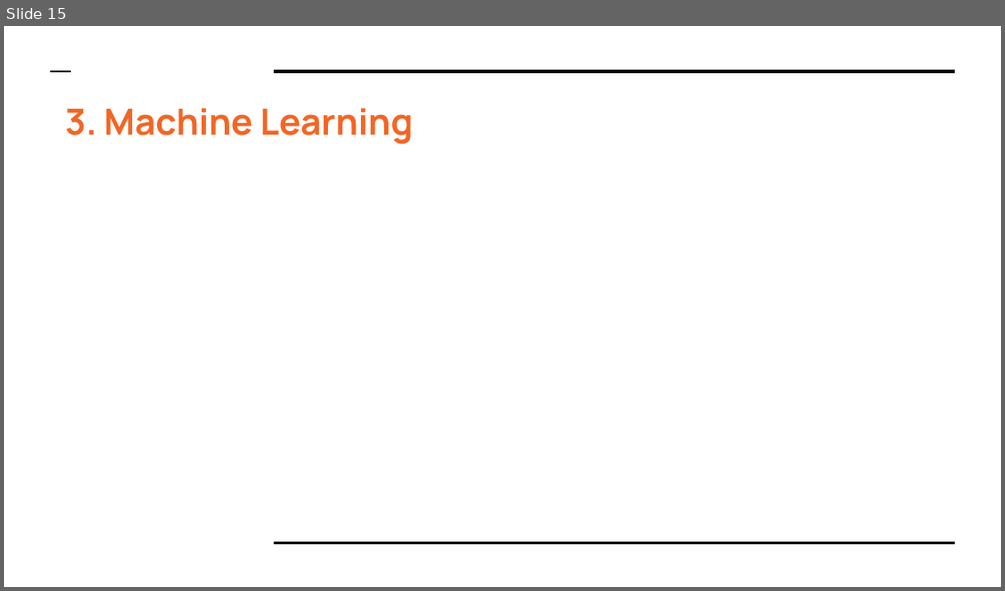
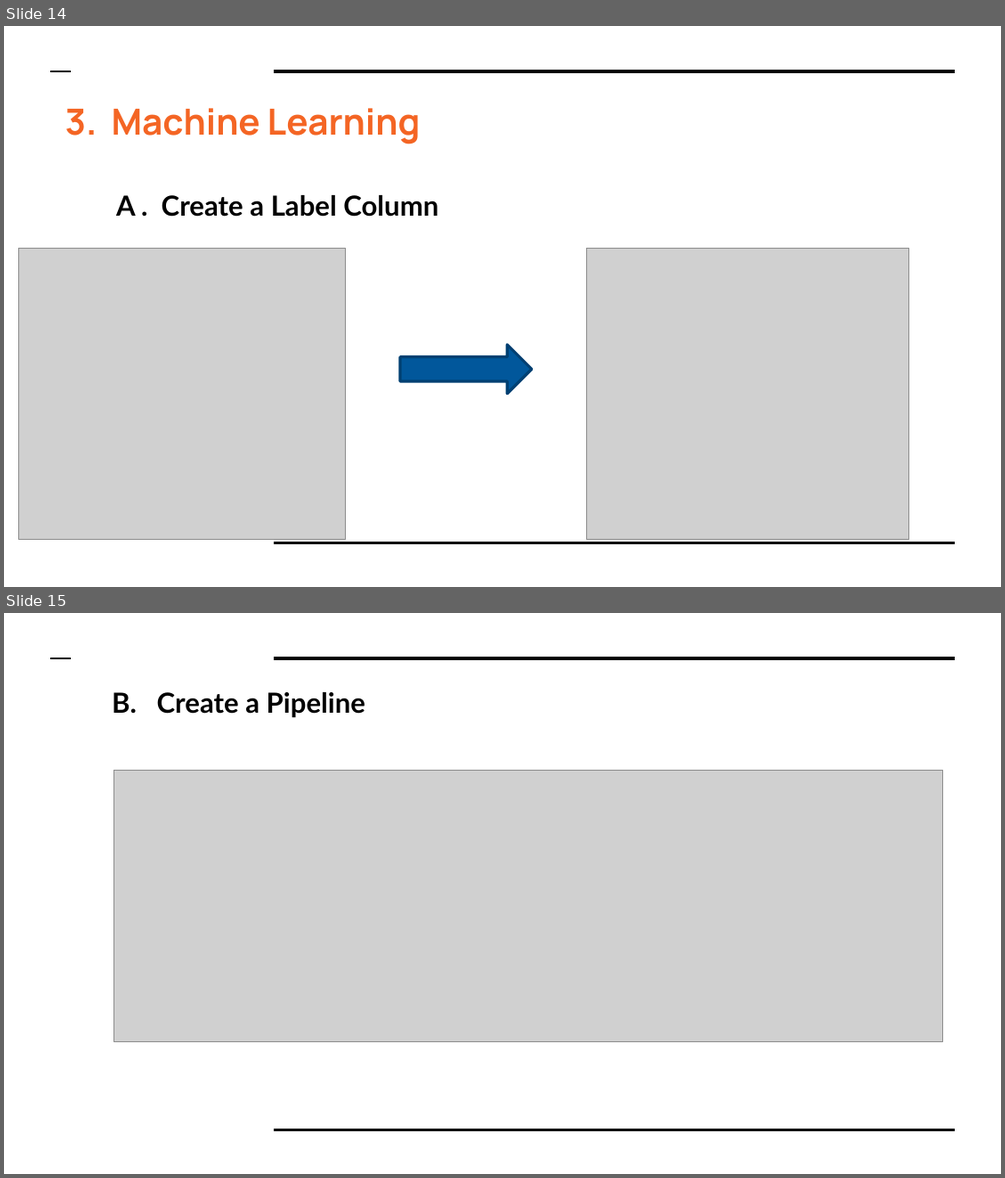
Before and after one commit to HoManLeung/Amazon-analysis, a slide deck: Final Project DS610.pptx. Shown one above the other, each under a label of ours: slide 15 before the commit, slides 14 and 15 after it. The pictures are 1005x591 and 1005x1178 pixels, drawn with LibreOffice and Linux fonts; fonts in the diff are those of the drawing; grey boxes stand for pictures. Boxes give left, top, right and bottom in pixels: in the first picture for what was removed or moved away, otherwise in the second. Text is boxed around its words. In the diff, an @@ line names an element or a change of style, - is before the commit and + after.

```diff
--- a/Final Project DS610.pptx
+++ b/Final Project DS610.pptx
@@ slide 15 added at (4, 613, 1001, 1174), background #FFFFFF; not listed: 3 template elements that a slide beside it also shows @@
@@ title added at (112, 692, 365, 718), 20 pt, text #000000, bold @@
+B. Create a Pipeline
@@ picture added at (114, 771, 943, 1042) @@
@@ what was slide 15 is now slide 14 @@
@@ slide 14 changed as well @@
@@ title "3. Machine Learning" rewrapped from (65, 108, 413, 144) to (65, 108, 421, 144) @@
@@ text added at (116, 195, 438, 216), 20 pt, text #000000, bold @@
+A . Create a Label Column
@@ picture added at (19, 248, 346, 540) @@
@@ picture added at (586, 248, 908, 540) @@
@@ right arrow added at (400, 344, 531, 393), fill #01579B, outline #014073 2 pt @@
```
Also in this commit, not shown: 5 other slides changed, 6 other slides added, 1 slide removed.
